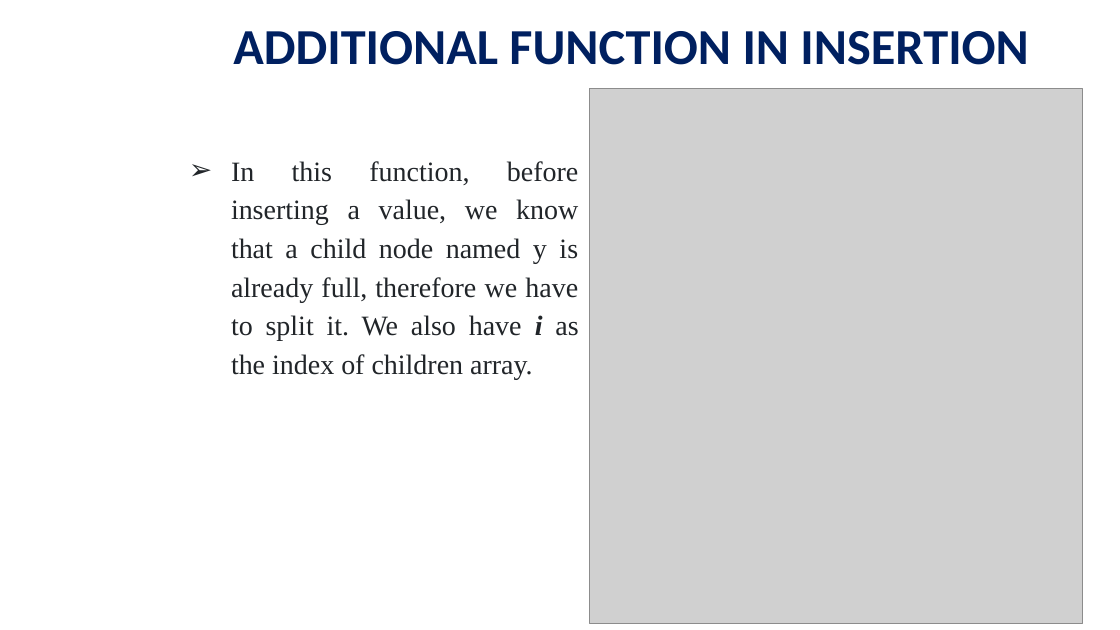
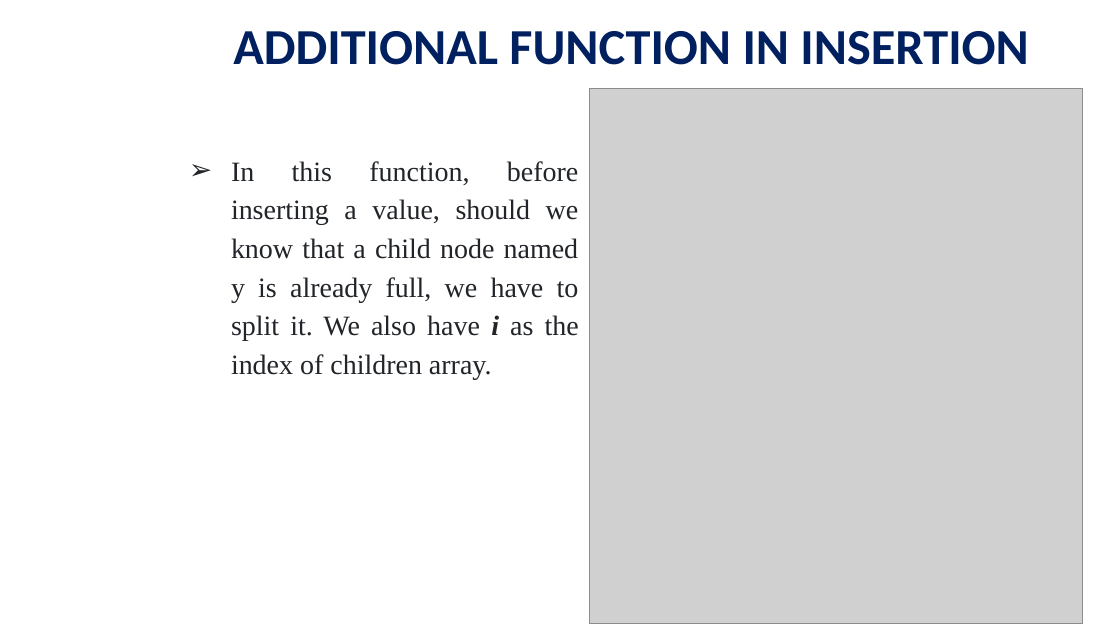
Before and after one commit to viettungvuong/Seminar, a slide deck: slide 26 of Seminar.pptx. Drawn at 1120x630 pixels with LibreOffice and Linux fonts; fonts in the diff are those of the drawing; grey boxes stand for pictures; background and template pictures are left out. Boxes give left, top, right and bottom in pixels: in the first picture for what was removed or moved away, otherwise in the second. Text is boxed around its words. In the diff, an @@ line names an element or a change of style, - is before the commit and + after.

Commit message:
Chỉnh đúng nội dung ppt

```diff
--- a/Seminar.pptx
+++ b/Seminar.pptx
@@ text at <box>231,161,579,379</box>: text changed @@
-➢ In this function, before inserting a value, we know that a child node named y is already full, therefore we have to split it. We also have i as the index of children array.
+➢ In this function, before inserting a value, should we know that a child node named y is already full, we have to split it. We also have i as the index of children array.
```
